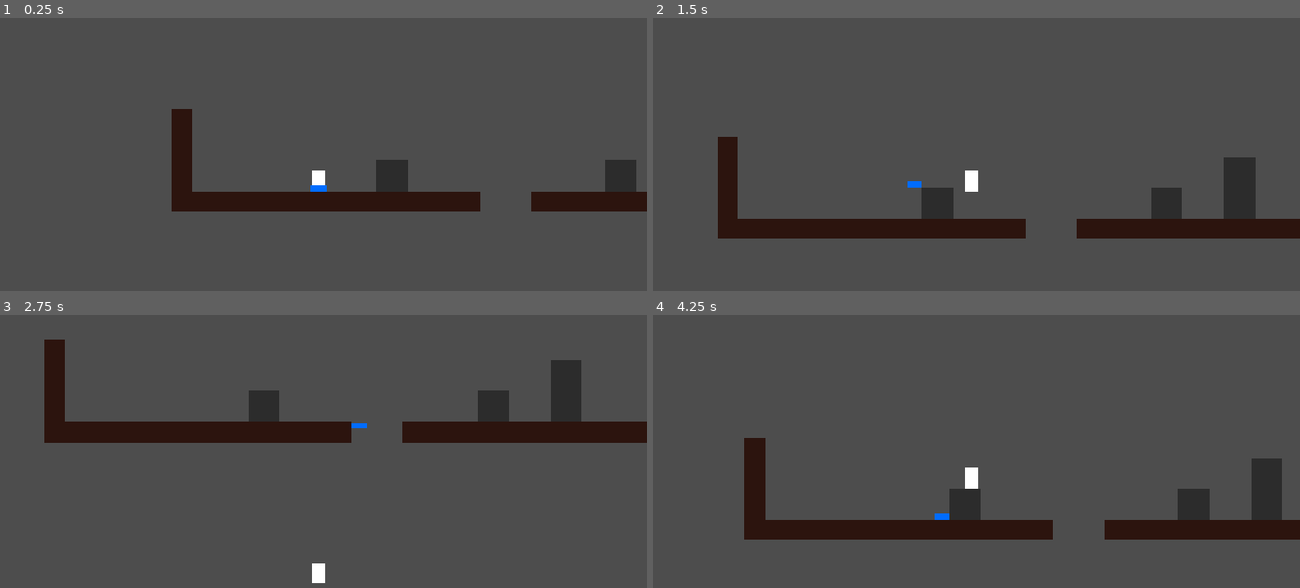
Above: before the commit, frames 1-4 (two rows, left to right).
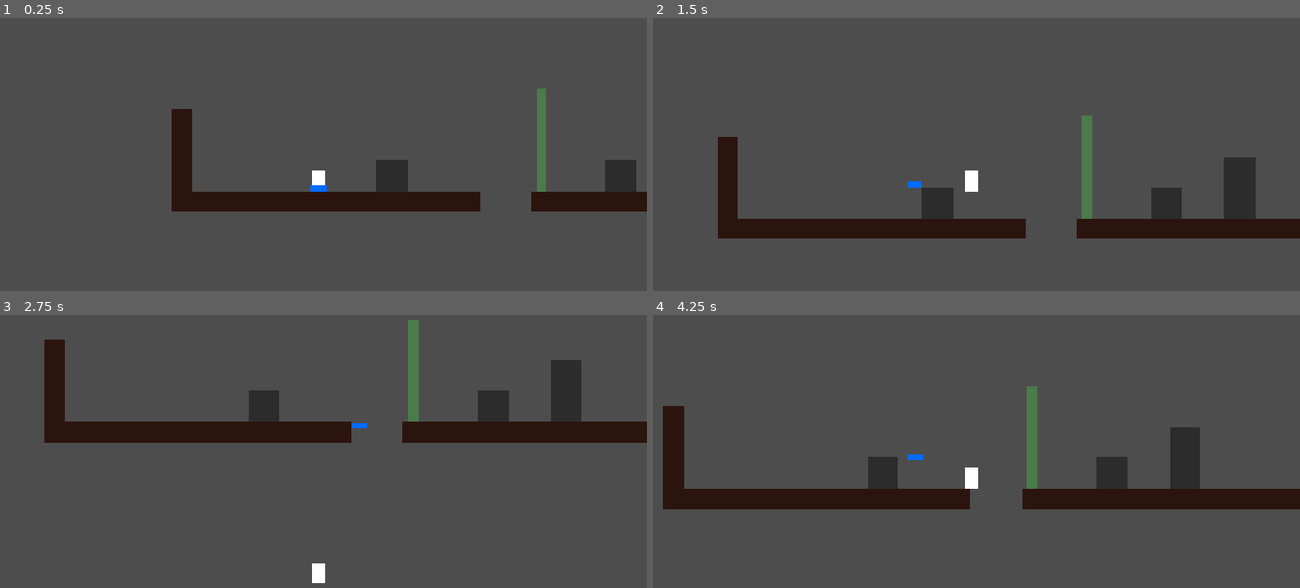
Above: after the commit, the same moments.

Repository: SNiF21/tbd
Game: Godot game, scene res://scenes/level_101.tscn
Same seed, same stepped clock (60 frames per second), same inputs: the game is played once before the commit and once after it.
Inputs:
- Up to frame 1 (0.25 s): no input
- Up to frame 2 (1.5 s): tap Enter at 0.5 s; hold D (move_right) from 0.53 s (still down); tap W (jump) at 0.77 s
- Up to frame 3 (2.75 s): tap W (jump) at 1.52 s; release D (move_right) at 2.03 s; hold A (move_left) from 2.03 s (still down)
- Up to frame 4 (4.25 s): release A (move_left) at 2.78 s; hold D (move_right) from 2.78 s (still down); tap W (jump) at 3.02, 3.77 s

The runs differ from the first frame. In frame 1, 0.5% of the frame differs, in the area x 82-85%, y 25-64%; in frame 2, 0.6%; in frame 3, 0.6%; in frame 4, 18%, in the area x 1-100%, y 26-83%.

Commit message:
feat: added checkpoints and updated scripts

Diff:
--- /dev/null
+++ b/scenes/checkpoint.tscn
@@ -0,0 +1,20 @@
+[gd_scene format=3 uid="uid://dca6j3p4e6q2g"]
+
+[ext_resource type="Script" uid="uid://r41ryhr25g1c" path="res://scripts/checkpoint.gd" id="1_yyywg"]
+
+[sub_resource type="RectangleShape2D" id="RectangleShape2D_rmfiq"]
+size = Vector2(20, 200)
+
+[node name="Checkpoint" type="Area2D" unique_id=903330326]
+script = ExtResource("1_yyywg")
+metadata/_edit_group_ = true
+
+[node name="CollisionShape2D" type="CollisionShape2D" parent="." unique_id=1848001178]
+position = Vector2(0, -100)
+shape = SubResource("RectangleShape2D_rmfiq")
+
+[node name="ColorRect" type="ColorRect" parent="." unique_id=339952371]
+offset_left = -10.0
+offset_top = -200.0
+offset_right = 10.0
+color = Color(0.2784314, 0.7647059, 0.2784314, 0.39215687)
--- a/scenes/level_101.tscn
+++ b/scenes/level_101.tscn
@@ -1,6 +1,7 @@
 [gd_scene format=3 uid="uid://cbhs0hyvh547e"]
 
 [ext_resource type="PackedScene" uid="uid://f3xg1we20fe1" path="res://scenes/floor.tscn" id="1_bs35o"]
+[ext_resource type="PackedScene" uid="uid://dca6j3p4e6q2g" path="res://scenes/checkpoint.tscn" id="1_mbx5r"]
 [ext_resource type="PackedScene" uid="uid://jxdnajpdolic" path="res://scenes/finish.tscn" id="1_p1khh"]
 [ext_resource type="PackedScene" uid="uid://68ga8akun21n" path="res://scenes/player.tscn" id="1_xvgh4"]
 [ext_resource type="PackedScene" uid="uid://i0ert0eo4g2r" path="res://scenes/block.tscn" id="2_hi363"]
@@ -10,30 +11,25 @@
 
 [node name="Level101" type="Node2D" unique_id=1168552389]
 
-[node name="Floor1" parent="." unique_id=1361178881 instance=ExtResource("1_bs35o")]
+[node name="Floors" type="Node2D" parent="." unique_id=917824122]
 
-[node name="Floor2" parent="." unique_id=2049891801 instance=ExtResource("1_bs35o")]
+[node name="Floor1" parent="Floors" unique_id=1361178881 instance=ExtResource("1_bs35o")]
+
+[node name="Floor2" parent="Floors" unique_id=2049891801 instance=ExtResource("1_bs35o")]
 position = Vector2(700, 0)
 
-[node name="Finish1" parent="." unique_id=923538762 instance=ExtResource("1_p1khh")]
-position = Vector2(1604, -44)
-
-[node name="Floor3" parent="." unique_id=971571641 instance=ExtResource("1_bs35o")]
+[node name="Floor3" parent="Floors" unique_id=971571641 instance=ExtResource("1_bs35o")]
 position = Vector2(1400, 0)
 
-[node name="Wall1" parent="." unique_id=1440083511 instance=ExtResource("3_0srce")]
+[node name="Walls" type="Node2D" parent="." unique_id=1158420767]
+
+[node name="Wall1" parent="Walls" unique_id=1440083511 instance=ExtResource("3_0srce")]
 position = Vector2(-280, -80)
 scale = Vector2(1, 1)
 
-[node name="Wall2" parent="." unique_id=1033328153 instance=ExtResource("3_0srce")]
+[node name="Wall2" parent="Walls" unique_id=1033328153 instance=ExtResource("3_0srce")]
 position = Vector2(1680, -80)
 scale = Vector2(1, 1)
-
-[node name="Player" parent="." unique_id=726948631 instance=ExtResource("1_xvgh4")]
-position = Vector2(-14, -40)
-
-[node name="Companion" parent="." unique_id=1785809186 instance=ExtResource("3_3s07w")]
-position = Vector2(-14, -26)
 
 [node name="Obstacles" type="Node2D" parent="." unique_id=448840257]
 
@@ -59,3 +55,20 @@
 
 [node name="Enemy1" parent="Enemies" unique_id=2015319253 instance=ExtResource("3_xvgh4")]
 position = Vector2(1377, -34)
+
+[node name="Triggers" type="Node2D" parent="." unique_id=1039236899]
+
+[node name="Checkpoint1" parent="Triggers" unique_id=903330326 instance=ExtResource("1_mbx5r")]
+position = Vector2(420, -20)
+
+[node name="Checkpoint2" parent="Triggers" unique_id=1074626603 instance=ExtResource("1_mbx5r")]
+position = Vector2(1120, -20)
+
+[node name="Finish" parent="Triggers" unique_id=923538762 instance=ExtResource("1_p1khh")]
+position = Vector2(1604, -44)
+
+[node name="Player" parent="." unique_id=726948631 instance=ExtResource("1_xvgh4")]
+position = Vector2(-14, -40)
+
+[node name="Companion" parent="." unique_id=1785809186 instance=ExtResource("3_3s07w")]
+position = Vector2(-14, -26)
--- /dev/null
+++ b/scripts/checkpoint.gd
@@ -0,0 +1,19 @@
+extends Area2D
+
+var is_activated: bool = false
+
+@onready var visual_rect: ColorRect = $ColorRect
+
+func _ready() -> void:
+	body_entered.connect(_on_body_entered)
+
+func _on_body_entered(body: Node2D) -> void:
+	if is_activated or body.name != "Player":
+		return
+
+	is_activated = true
+	visual_rect.color = Color(1.0, 0.84, 0.0, 0.4) # Translucent gold
+
+	if "respawn_position" in body:
+		# Origin is at the floor surface; player half-height is 20px
+		body.respawn_position = Vector2(global_position.x, global_position.y - 20.0)
--- a/scripts/companion.gd
+++ b/scripts/companion.gd
@@ -29,4 +29,10 @@
 	for i: int in get_slide_collision_count():
 		var collider: Object = get_slide_collision(i).get_collider()
 		if collider.has_method("handle_player_hit"):
-			get_tree().call_deferred("reload_current_scene")
+			player.call_deferred("die")
+
+func reset_to_player() -> void:
+	position_history.clear()
+	velocity = Vector2.ZERO
+	if player != null:
+		global_position = player.global_position + FOLLOW_OFFSET
--- a/scripts/enemy.gd
+++ b/scripts/enemy.gd
@@ -26,14 +26,16 @@
 	if is_on_wall():
 		direction *= -1.0
 
-# collision
+	#collision
 	for i: int in get_slide_collision_count():
 		var collider: Object = get_slide_collision(i).get_collider()
 		if collider is CharacterBody2D:
 			if collider.name == "Player":
 				handle_player_hit(collider)
 			elif collider.name == "Companion":
-				get_tree().call_deferred("reload_current_scene")
+				var linked_player: Node = collider.get("player")
+				if linked_player != null and linked_player.has_method("die"):
+					linked_player.call_deferred("die")
 
 func handle_player_hit(player: CharacterBody2D) -> void:
 	if is_dead:
@@ -45,4 +47,4 @@
 		player.velocity.y = BOUNCE_VELOCITY
 		queue_free()
 	else:
-		get_tree().call_deferred("reload_current_scene")
+		player.call_deferred("die")
--- a/scripts/player.gd
+++ b/scripts/player.gd
@@ -8,9 +8,14 @@
 const JUMP_VELOCITY: float = -400.0
 const GRAVITY: float = 1200.0
 
+var respawn_position: Vector2
+
 @onready var visual_rect: ColorRect = $ColorRect
+@onready var companion: Node2D = get_parent().get_node_or_null("Companion")
 
 func _ready() -> void:
+	respawn_position = global_position
+
 	match level_emotion:
 		Emotion.NEUTRAL:
 			visual_rect.color = Color.WHITE
@@ -28,7 +33,7 @@
 	if Input.is_action_just_pressed("jump") and is_on_floor():
 		velocity.y = JUMP_VELOCITY
 
-	#left righ movement
+	#left right movement
 	var direction: float = Input.get_axis("move_left", "move_right")
 	if direction != 0.0:
 		velocity.x = direction * SPEED
@@ -45,5 +50,11 @@
 			collider.handle_player_hit(self)
 
 	#falling off map
-	if global_position.y > 600.0:
-		get_tree().call_deferred("reload_current_scene")
+	if global_position.y > 300.0:
+		die()
+
+func die() -> void:
+	global_position = respawn_position
+	velocity = Vector2.ZERO
+	if companion != null and companion.has_method("reset_to_player"):
+		companion.reset_to_player()
Not shown, added: scripts/checkpoint.gd.uid
